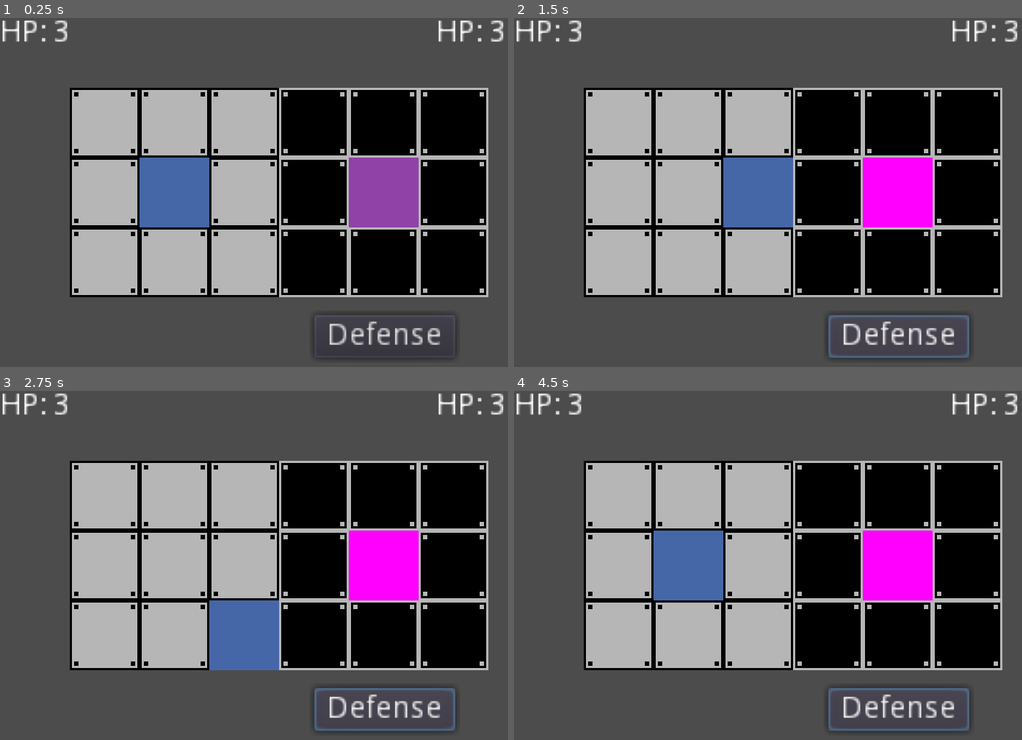
Above: before the commit, frames 1-4 (two rows, left to right).
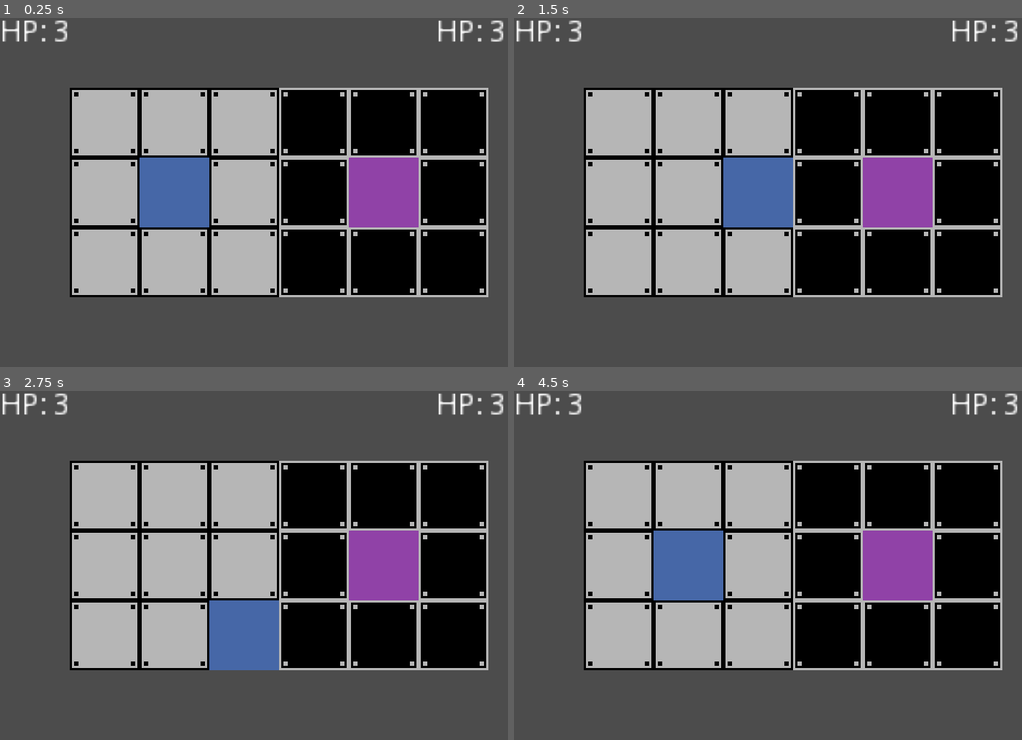
Above: after the commit, the same moments.

Repository: CaresleGames/Tactics
Game: Godot game, scene res://src/Test/Test.tscn
The game is run twice, just before and just after one commit, with the same random seed, the same clock (stepped at 60 frames per second) and the same inputs. The project has no main scene, so this scene is started directly.
Inputs (mouse positions are in pixels of both pictures, inside the frame that each line leads up to):
- Up to frame 1 (0.25 s): no input
- Up to frame 2 (1.5 s): click (900, 335) at 0.5 s, where only the run before the commit has a clickable "Defense"; tap Enter (ui_accept) at 1.25, 1.35 s; hold Right (ui_right) from 1.28 s (still down)
- Up to frame 3 (2.75 s): tap Enter (ui_accept) at 1.52, 1.82, 2, 2.1, 2.27, 2.57 s; release Right (ui_right) at 2.03 s; hold Down (ui_down) from 2.03 s (still down)
- Up to frame 4 (4.5 s): tap Enter (ui_accept) at 2.75, 2.85, 3.5, 3.6, 3.77, 4.07, 4.25, 4.35 s; release Down (ui_down) at 2.78 s; hold Right (ui_right) 2.78-3.53 s; hold Up (ui_up) 3.53-4.28 s; hold Left (ui_left) from 4.28 s (still down)

The runs differ from the first frame. In frame 1, 0.7% of the frame differs, in the area x 61-90%, y 84-98%; in frame 2, 3.9%, in the area x 61-90%, y 40-98%; in frame 3, 3.9%; in frame 4, 3.9%.

Commit message:
Add random enemy movement

Diff:
--- a/project.godot
+++ b/project.godot
@@ -13,6 +13,11 @@
 "class": "Actor",
 "language": "GDScript",
 "path": "res://src/Actor/Actor.gd"
+}, {
+"base": "Actor",
+"class": "Enemy",
+"language": "GDScript",
+"path": "res://src/Actor/Enemy/Enemy.gd"
 }, {
 "base": "Actor",
 "class": "Player",
@@ -31,6 +36,7 @@
 } ]
 _global_script_class_icons={
 "Actor": "",
+"Enemy": "",
 "Player": "",
 "StatsDisplay": "",
 "TilePlay": ""
--- a/src/Actor/Actor.gd
+++ b/src/Actor/Actor.gd
@@ -7,9 +7,11 @@
 
 export var life : int = 3
 export var time_defense : float = .25
+export var tile_parent : NodePath
 
 var life_current : int = life
 var is_defending := false
+var tile
 
 onready var timer_defense : Timer = $DefenseTime
 onready var sprite : Sprite = $Sprite
@@ -22,6 +24,8 @@
 	connect("take_damage", self, "_on_take_damage")
 	connect("battle_end", self, "_on_battle_end")
 	connect("defending", self, "_on_defending")
+	tile = get_node(tile_parent)
+
 
 # @Signal take_damage(damage)
 func _on_take_damage(damage: int) -> void:
--- /dev/null
+++ b/src/Actor/Enemy/Enemy.gd
@@ -0,0 +1,34 @@
+class_name Enemy
+extends Actor
+
+signal move()
+
+var limits_x := [4, 6]
+var limits_y := [1, 3]
+
+onready var time_move : Timer = $TimeMove
+
+
+func _ready() -> void:
+	connect("move", self, "_on_move")
+
+
+func get_position_in_tile() -> Vector2:
+	randomize()
+	var x : float = rand_range(limits_x[0], limits_x[1])
+	x = round(x)
+	randomize()
+	var y : float = rand_range(limits_y[0], limits_y[1])
+	y = round(y)
+	return Vector2(x, y)
+
+
+# @Signal move
+func _on_move() -> void:
+	var pos := get_position_in_tile()
+	tile.emit_signal("move_enemy", pos)
+
+
+
+func _on_TimeMove_timeout() -> void:
+	emit_signal("move")
--- /dev/null
+++ b/src/Actor/Enemy/Enemy.tscn
@@ -0,0 +1,11 @@
+[gd_scene load_steps=3 format=2]
+
+[ext_resource path="res://src/Actor/Actor.tscn" type="PackedScene" id=1]
+[ext_resource path="res://src/Actor/Enemy/Enemy.gd" type="Script" id=2]
+
+[node name="Enemy" instance=ExtResource( 1 )]
+script = ExtResource( 2 )
+
+[node name="TimeMove" type="Timer" parent="." index="2"]
+
+[connection signal="timeout" from="TimeMove" to="." method="_on_TimeMove_timeout"]
--- a/src/Actor/Player/Player.gd
+++ b/src/Actor/Player/Player.gd
@@ -3,18 +3,15 @@
 
 signal set_origin(position)
 
-export var tile_parent : NodePath
-
 var move := Vector2.ZERO
 var origin := Vector2.ZERO
 var is_moving : bool = false
-var tile
+
 # The limits of the 3x3 grid of the player
 var limits := [1, 3]
 
 func _ready() -> void:
 	connect("set_origin", self, "_on_set_origin")
-	tile = get_node(tile_parent)
 
 
 """
--- a/src/Actor/Player/Player.tscn
+++ b/src/Actor/Player/Player.tscn
@@ -5,7 +5,6 @@
 
 [node name="Player" instance=ExtResource( 1 )]
 script = ExtResource( 2 )
-tile_parent = NodePath("")
 
 [node name="Sprite" parent="." index="0"]
 modulate = Color( 0.27451, 0.431373, 0.654902, 1 )
--- a/src/Test/Test.gd
+++ b/src/Test/Test.gd
@@ -2,6 +2,7 @@
 extends Node2D
 
 signal move_player(pos)
+signal move_enemy(pos)
 # Called when the player attacks
 signal attack_player()
 
@@ -21,7 +22,7 @@
 onready var tile : TileMap = $Map
 onready var player : Player = $Map/Player
 onready var player_hp : StatsDisplay = $Control/PlayerStats
-onready var enemy : Actor = $Map/Enemy
+onready var enemy : Enemy = $Map/Enemy
 onready var enemy_hp : StatsDisplay = $Control/EnemyStats
 onready var win_message: CenterContainer = $Control/CenterContainer
 
@@ -29,6 +30,7 @@
 func _ready() -> void:
 	connect("move_player", self, "_on_move_player")
 	connect("attack_player", self, "_on_attack_player")
+	connect("move_enemy", self, "_on_move_enemy")
 	center_actors()
 
 
@@ -76,7 +78,7 @@
 
 	# @DebugAction
 	if Input.is_action_just_pressed("ui_accept"):
-		enemy.emit_signal("defending")
+		enemy.time_move.start()
 
 
 # @Signal move_player(pos)
@@ -102,3 +104,9 @@
 	var cell_enemy : Vector2 = tile.world_to_map(enemy.position)
 	if cell_player.y == cell_enemy.y:
 		enemy.emit_signal("take_damage", 1)
+
+
+# @Signal move_enemy(pos)
+func _on_move_enemy(pos: Vector2) -> void:
+	var cell := tile.map_to_world(pos)
+	enemy.position = cell
--- a/src/Test/Test.tscn
+++ b/src/Test/Test.tscn
@@ -2,7 +2,7 @@
 
 [ext_resource path="res://assets/tileset.png" type="Texture" id=1]
 [ext_resource path="res://src/Test/Test.gd" type="Script" id=2]
-[ext_resource path="res://src/Actor/Actor.tscn" type="PackedScene" id=3]
+[ext_resource path="res://src/Actor/Enemy/Enemy.tscn" type="PackedScene" id=3]
 [ext_resource path="res://src/Actor/Player/Player.tscn" type="PackedScene" id=4]
 [ext_resource path="res://src/UI/Battle/StatsDisplay/StatsDisplay.tscn" type="PackedScene" id=5]
 
@@ -48,7 +48,8 @@
 [node name="Player" parent="Map" instance=ExtResource( 4 )]
 tile_parent = NodePath("../..")
 
-[node name="Enemy" parent="Map" groups=["enemy"] instance=ExtResource( 3 )]
+[node name="Enemy" parent="Map" instance=ExtResource( 3 )]
+tile_parent = NodePath("../..")
 
 [node name="Control" type="Control" parent="."]
 margin_right = 240.0
@@ -66,14 +67,6 @@
 margin_bottom = 87.0
 text = "End"
 
-[node name="Defense" type="Button" parent="Control"]
-anchor_left = 0.6
-anchor_top = 0.85
-anchor_right = 0.871
-anchor_bottom = 0.975
-margin_right = -0.0400085
-text = "Defense"
-
 [node name="PlayerStats" parent="Control" instance=ExtResource( 5 )]
 
 [node name="EnemyStats" parent="Control" instance=ExtResource( 5 )]
